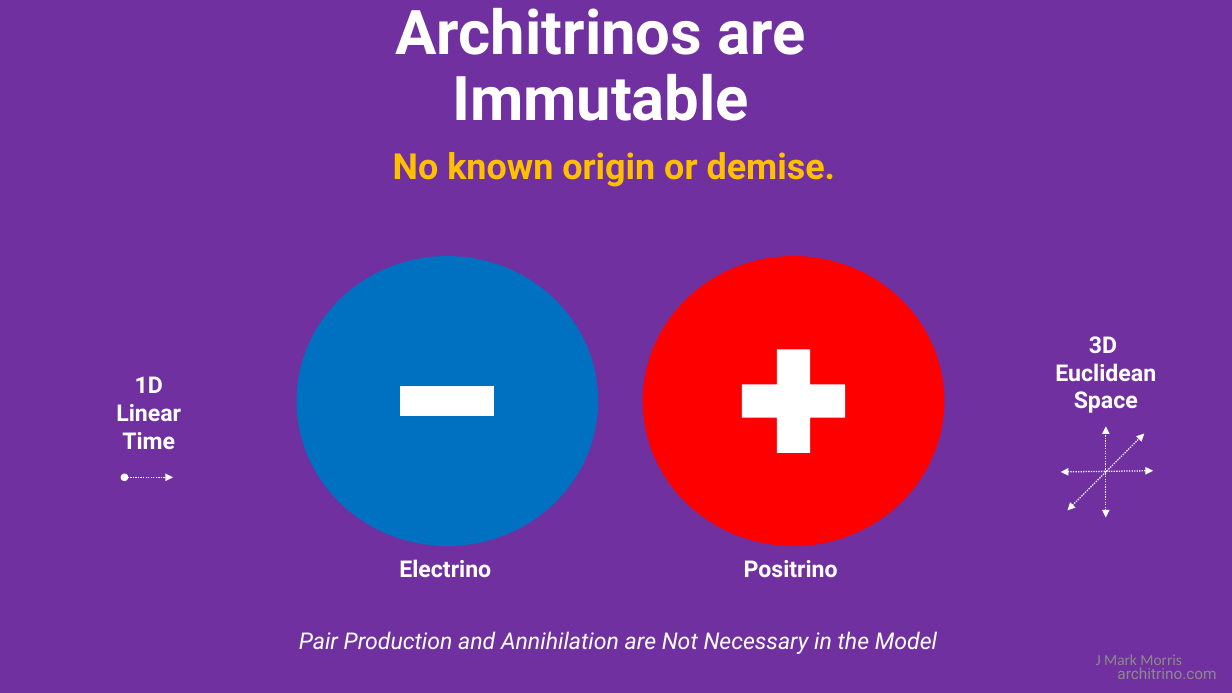
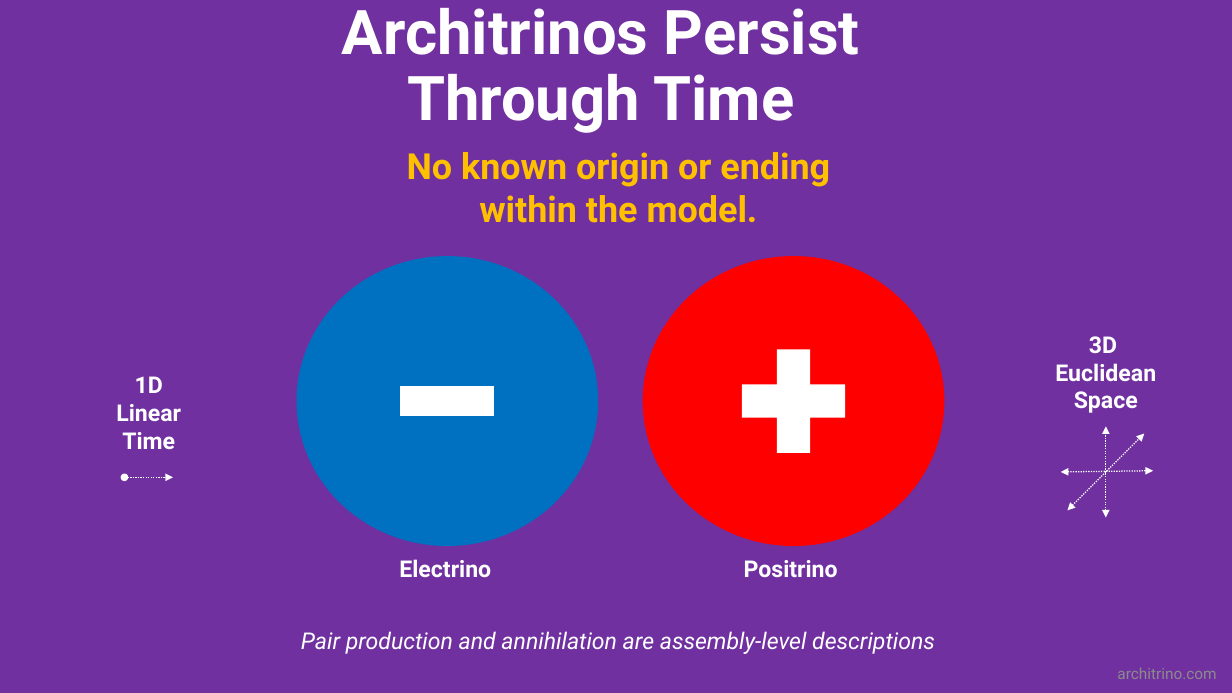
Before and after one commit to jmarkmorris/architrino, a slide deck: slide 4 of reference/archie/presentations/NPQG Fundamentals - Point Potential.pptx. Drawn at 1232x693 pixels with LibreOffice and Linux fonts; fonts in the diff are those of the drawing. Boxes give left, top, right and bottom in pixels: in the first picture for what was removed or moved away, otherwise in the second. Text is boxed around its words. In the diff, an @@ line names an element or a change of style, - is before the commit and + after.

Commit message:
Add NPQG time and space presentation assets

```diff
--- a/reference/archie/presentations/NPQG Fundamentals - Point Potential.pptx
+++ b/reference/archie/presentations/NPQG Fundamentals - Point Potential.pptx
@@ title at <box>342,8,860,133</box>: text changed @@
-Architrinos are Immutable
+Architrinos Persist Through Time
@@ text at <box>407,152,830,223</box>: text changed @@
-No known origin or demise.
+No known origin or ending within the model.
@@ text at <box>301,631,935,654</box>: text changed @@
-Pair Production and Annihilation are Not Necessary in the Model
+Pair production and annihilation are assembly-level descriptions
@@ text removed at <box>1096,654,1182,670</box> @@
-J Mark Morris
```
Also in this commit, not shown: 8 other slides changed, 6 slides removed, 6 other files.
